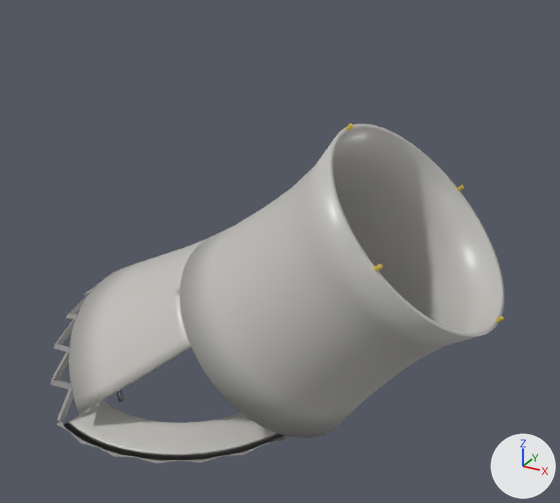
Renders of the glTF model assets/maps/reactor_site/glb/20_topple_tower_west.glb from each side of a commit.
Before and after are seen from a 50 mm camera at (118.7, -161.4, 125.9) aimed at (30.0, -0.2, 45.3). Lighting does not change. The marker at lower right points along +X, +Y and +Z. The picture after the commit comes second. Both versions are drawn at frame 203 of the action 'ToppleTowerWestOnce'; the numbers are the values there. Vertices at exactly the same position are counted once.

In view in the first picture: 'piece_tower_w_debris_concrete', 'piece_tower_w_debris_concretedark', 'piece_tower_w_shell_concrete', 'piece_tower_w_shell_concretedark' and 2 more.
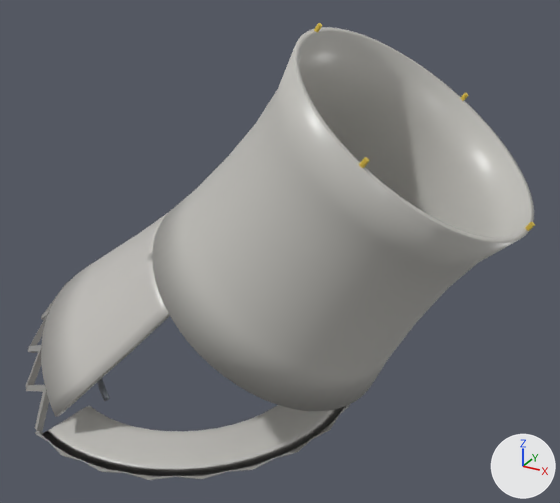
ob_piece_tower_w_shell is not drawn itself; it is the parent of ob_piece_tower_w_shell_concrete, ob_piece_tower_w_shell_concretedark, ob_piece_tower_w_shell_steeldark, ob_piece_tower_w_shell_warning_nocol.

What differs and where, as boxes [x1, y1, x2, y2] in the pictures (560 x 503 px):
'piece_tower_w_shell_concrete', reshaped, moved, turned
    before: [69, 124, 505, 438]
    after: [41, 27, 534, 417]
'piece_tower_w_debris_concrete', reshaped
    before: [63, 401, 284, 460]
    after: [41, 405, 345, 476]
'piece_tower_w_shell_concretedark', reshaped, moved, turned
    before: [51, 271, 115, 422]
    after: [26, 264, 91, 431]
'piece_tower_w_debris_concretedark', reshaped
    before: [57, 422, 287, 463]
    after: [35, 404, 350, 480]
'piece_tower_w_shell_warning_nocol', moved, turned
    before: [346, 124, 504, 322]
    after: [314, 23, 535, 231]
'piece_tower_w_shell_steeldark', moved, turned (mostly hidden)
    before: [116, 390, 124, 402]
    after: [97, 378, 110, 401]

The edits, one by one:
me_piece_tower_w_shell_concrete_mesh is used by ob_piece_tower_w_shell_concrete; parent ob_piece_tower_w_shell; location (0.0, 0.0, 0.0).
me_piece_tower_w_shell_concrete_mesh had 1026 vertices, 2056 faces and spanned x -34.6..38.1, y -39.5..39.5, z -51.4..39.6.
me_piece_tower_w_shell_concrete_mesh now has 1026 vertices, 2056 faces and spans x -39.6..43.7, y -45.2..45.2, z -58.8..45.4.
me_piece_tower_w_shell_concrete_mesh part 1: the whole mesh is multiplied about the mesh origin by the matrix ((1.145, 0.0, 0.0), (0.0, 1.145, 0.0), (0.0, 0.0, 1.145)).
me_piece_tower_w_shell_concretedark_mesh is used by ob_piece_tower_w_shell_concretedark; parent ob_piece_tower_w_shell; location (0.0, 0.0, 0.0).
me_piece_tower_w_shell_concretedark_mesh had 144 vertices, 216 faces and spanned x -35.1..-7.8, y -39.7..39.7, z -60.7..-51.0.
me_piece_tower_w_shell_concretedark_mesh now has 144 vertices, 216 faces and spans x -40.2..-9.0, y -45.5..45.5, z -69.5..-58.4.
me_piece_tower_w_shell_concretedark_mesh part 2: the whole mesh is multiplied about the mesh origin by the matrix ((1.145, 0.0, 0.0), (0.0, 1.145, 0.0), (0.0, 0.0, 1.145)).
me_piece_tower_w_debris_concrete_mesh is used by ob_piece_tower_w_debris_concrete; parent ob_piece_tower_w_debris; location (0.0, 0.0, 0.0).
me_piece_tower_w_debris_concrete_mesh had 310 vertices, 616 faces and spanned x -14.4..42.0, y -42.0..42.0, z 9.0..46.0.
me_piece_tower_w_debris_concrete_mesh now has 310 vertices, 616 faces and spans x -16.4..48.1, y -48.0..48.0, z 10.3..52.7.
me_piece_tower_w_debris_concrete_mesh part 3: the whole mesh is multiplied about the mesh origin by the matrix ((1.145, 0.0, 0.0), (0.0, 1.145, 0.0), (0.0, 0.0, 1.145)).
me_piece_tower_w_debris_concretedark_mesh is used by ob_piece_tower_w_debris_concretedark; parent ob_piece_tower_w_debris; location (0.0, 0.0, 0.0).
me_piece_tower_w_debris_concretedark_mesh had 240 vertices, 360 faces and spanned x -16.8..42.5, y -42.5..42.5, z -0.4..9.4.
me_piece_tower_w_debris_concretedark_mesh now has 240 vertices, 360 faces and spans x -19.2..48.6, y -48.6..48.6, z -0.4..10.7.
me_piece_tower_w_debris_concretedark_mesh part 4: the whole mesh is multiplied about the mesh origin by the matrix ((1.145, 0.0, 0.0), (0.0, 1.145, 0.0), (0.0, 0.0, 1.145)).
Object 'piece_tower_w_shell' (ob_piece_tower_w_shell) moves from (33.63, 0.0, 37.37) to (31.05, 0.0, 50.81).
Object 'piece_tower_w_shell' (ob_piece_tower_w_shell) turns from (0, 46, -0) to (0, 36, 0) degrees about x, y and z.
